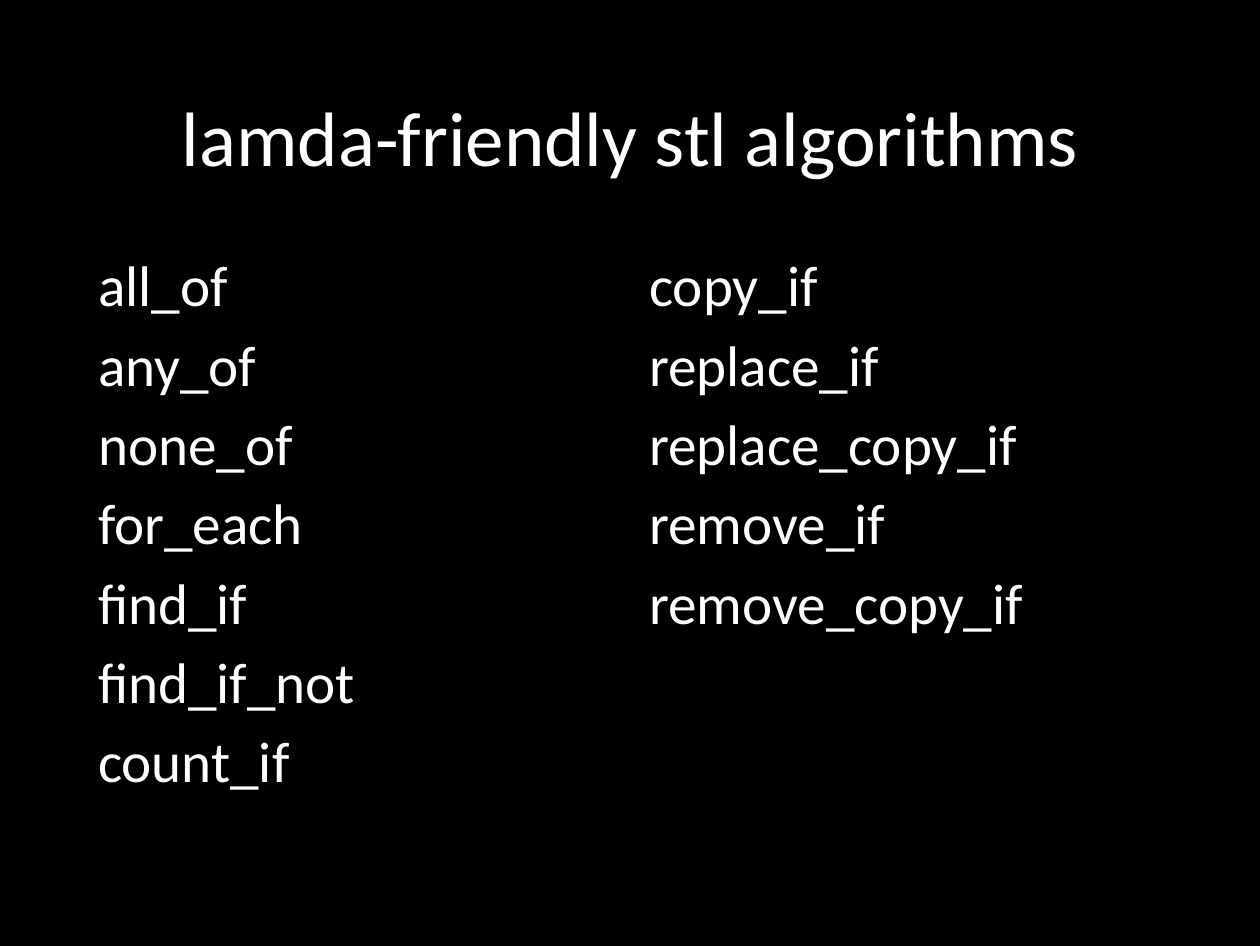
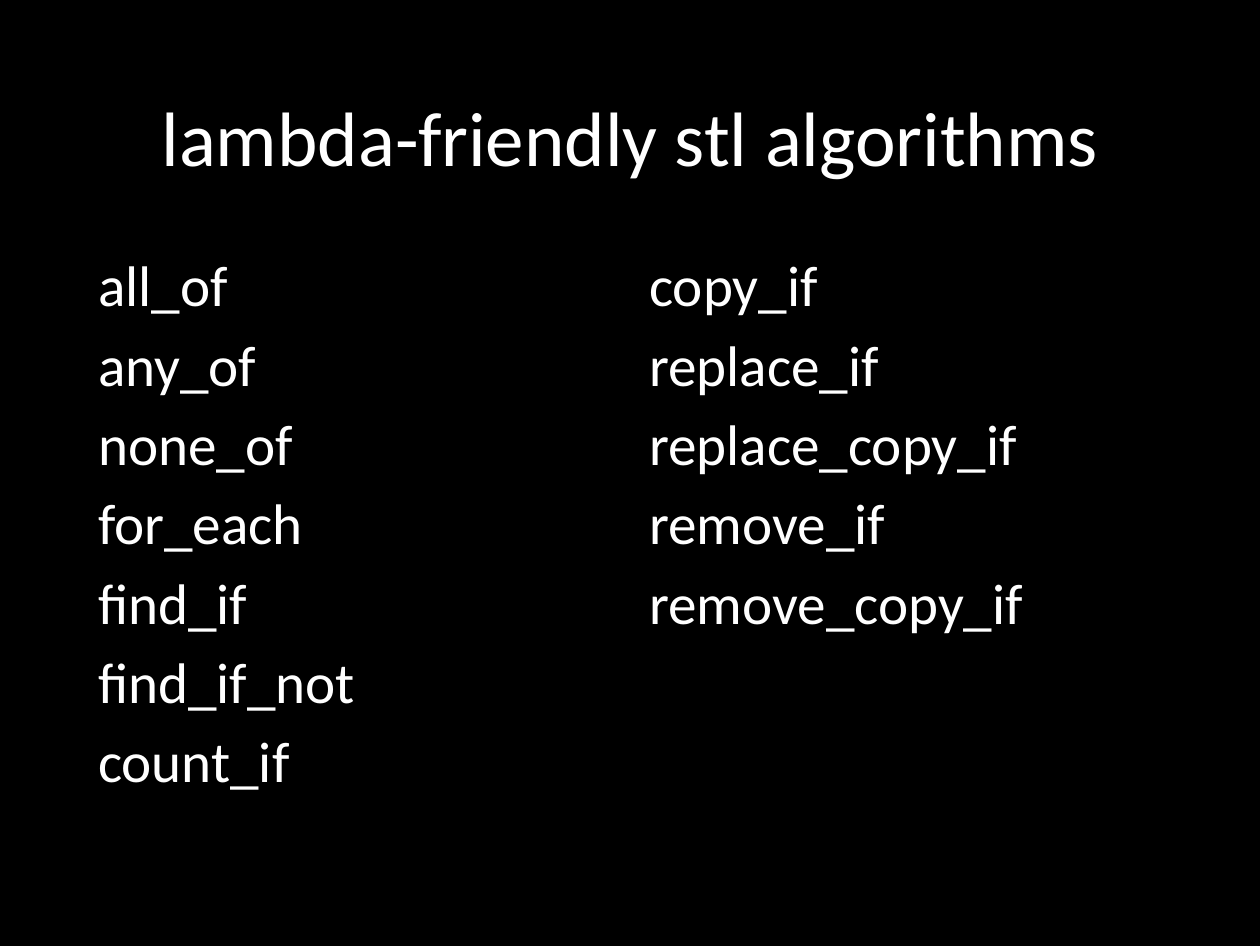
Before and after one commit to fvasquez/sealang-cpp11, a slide deck: slide 14 of C++11 Slides.pptx. Drawn at 1260x946 pixels with LibreOffice and Linux fonts; fonts in the diff are those of the drawing. Boxes give left, top, right and bottom in pixels: in the first picture for what was removed or moved away, otherwise in the second. Text is boxed around its words. In the diff, an @@ line names an element or a change of style, - is before the commit and + after.

Commit message:
Fix typo in slides.
Misspelled "lambda" in a couple of places.

```diff
--- a/C++11 Slides.pptx
+++ b/C++11 Slides.pptx
@@ title at bbox=[161, 112, 1098, 180]: text changed @@
-lamda-friendly stl algorithms
+lambda-friendly stl algorithms
```
Also in this commit, not shown: 1 other slide changed, 1 other file.
